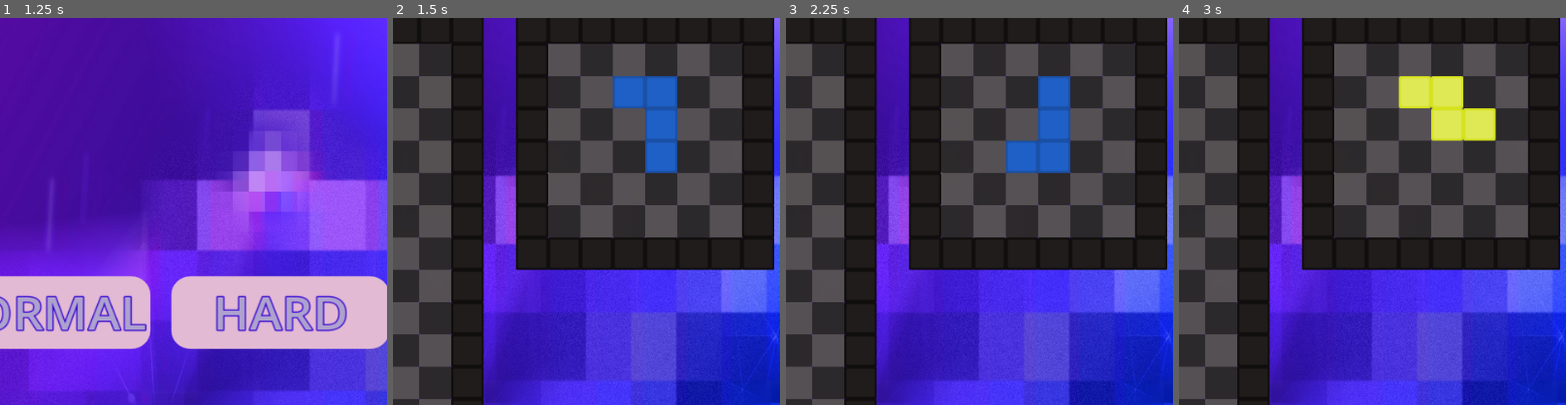
Above: before the commit, frames 1-4 (left to right).
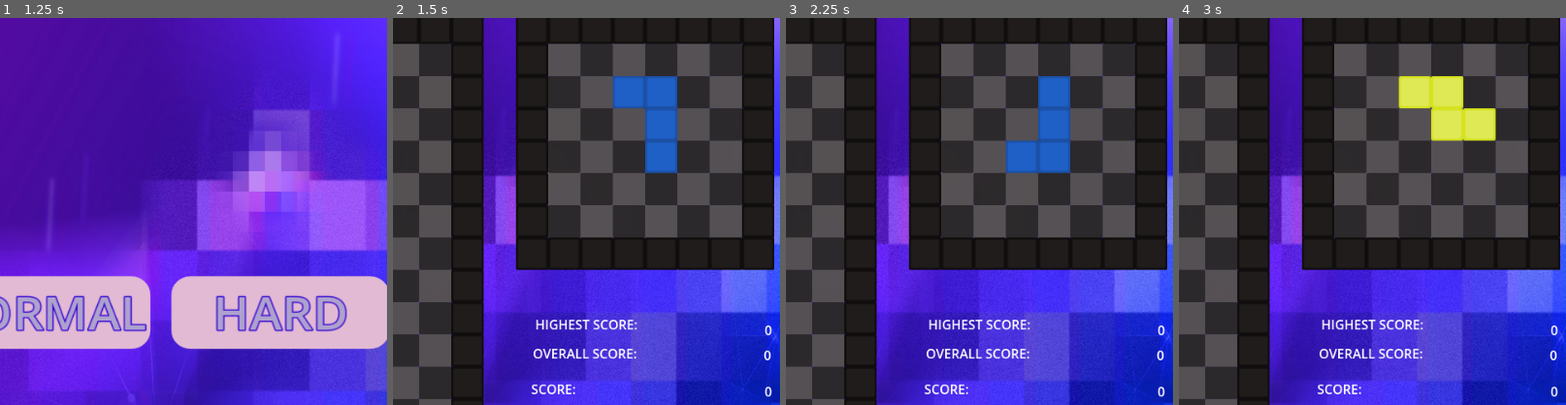
Above: after the commit, the same moments.

Repository: Kitaaaaaaa/Tetris
Game: Godot game, scene res://View_1.tscn
Same seed, same stepped clock (60 frames per second), same inputs: the game is played once before the commit and once after it.
Inputs:
- Up to frame 1 (1.25 s): click "START" at 0.5 s
- Up to frame 2 (1.5 s): click "HARD" at 1.25 s
- Up to frame 3 (2.25 s): click "NEW GAME" at 2 s
- Up to frame 4 (3 s): click "NEW GAME" at 2.75 s
The pictures show only the part of the screen within x 45-94%, y 5-55%; the shares and areas given below are measured in that part.

Frame 1 is identical in both runs. In frame 2, 1.1% of the frame differs, in the area x 35-98%, y 77-98%; in frame 3, 1.1%; in frame 4, 1.1%.

Commit message:
Kita update score 1/8

Diff:
--- a/Global.gd
+++ b/Global.gd
@@ -1,8 +1,9 @@
 extends Node
 
 var set_mode : int
-var highest_score : int
-var sum_score: int
+var highest_score : int = 0
+var sum_score: int = 0
+var score : int
 
 # Called when the node enters the scene tree for the first time.
 func _ready():
--- a/Playing_V.tscn
+++ b/Playing_V.tscn
@@ -120,5 +120,97 @@
 offset_bottom = 672.0
 text = "NEW GAME"
 
+[node name="Highest_score" type="Label" parent="."]
+anchors_preset = 6
+anchor_left = 1.0
+anchor_top = 0.5
+anchor_right = 1.0
+anchor_bottom = 0.5
+offset_left = -356.0
+offset_top = -64.0
+offset_right = -229.0
+offset_bottom = -41.0
+grow_horizontal = 0
+grow_vertical = 2
+text = "HIGHEST SCORE:"
+vertical_alignment = 1
+
+[node name="Highest_score2" type="Label" parent="."]
+anchors_preset = 6
+anchor_left = 1.0
+anchor_top = 0.5
+anchor_right = 1.0
+anchor_bottom = 0.5
+offset_left = -189.0
+offset_top = -57.0
+offset_right = -62.0
+offset_bottom = -34.0
+grow_horizontal = 0
+grow_vertical = 2
+text = "0
+"
+horizontal_alignment = 2
+vertical_alignment = 1
+
+[node name="Overall_score" type="Label" parent="."]
+anchors_preset = 6
+anchor_left = 1.0
+anchor_top = 0.5
+anchor_right = 1.0
+anchor_bottom = 0.5
+offset_left = -359.0
+offset_top = -28.0
+offset_right = -230.0
+offset_bottom = -5.0
+grow_horizontal = 0
+grow_vertical = 2
+text = "OVERALL SCORE:"
+vertical_alignment = 1
+
+[node name="Overall_score2" type="Label" parent="."]
+anchors_preset = 6
+anchor_left = 1.0
+anchor_top = 0.5
+anchor_right = 1.0
+anchor_bottom = 0.5
+offset_left = -192.0
+offset_top = -26.0
+offset_right = -63.0
+offset_bottom = -3.0
+grow_horizontal = 0
+grow_vertical = 2
+text = "0"
+horizontal_alignment = 2
+vertical_alignment = 1
+
+[node name="Score" type="Label" parent="."]
+anchors_preset = 6
+anchor_left = 1.0
+anchor_top = 0.5
+anchor_right = 1.0
+anchor_bottom = 0.5
+offset_left = -361.0
+offset_top = 16.0
+offset_right = -305.0
+offset_bottom = 39.0
+grow_horizontal = 0
+grow_vertical = 2
+text = "SCORE:"
+
+[node name="Score2" type="Label" parent="."]
+anchors_preset = 6
+anchor_left = 1.0
+anchor_top = 0.5
+anchor_right = 1.0
+anchor_bottom = 0.5
+offset_left = -118.0
+offset_top = 19.0
+offset_right = -62.0
+offset_bottom = 42.0
+grow_horizontal = 0
+grow_vertical = 2
+text = "0"
+horizontal_alignment = 2
+
 [connection signal="pressed" from="TileMap/Button_continue" to="TileMap" method="_on_button_continue_pressed"]
 [connection signal="pressed" from="TileMap/Button_newgame" to="TileMap" method="_on_button_newgame_pressed"]
--- a/TileMap.gd
+++ b/TileMap.gd
@@ -77,9 +77,11 @@
 var time_elapsed : float =0.0
 
 func _ready():
+	Global.score = 0
 	$Button_continue.hide()
 	game_running = true
 	check_mode()
+	update_score()
 	pos = Vector2i(x_pos, y_pos)
 	shapes_type = randi_range(0,6)
 	current_block = randi_range(0,3)
@@ -88,6 +90,10 @@
 	block_present = draw_block(block_type, pos, block_color)
 	future_Block()
 
+func update_score():
+	$"../Highest_score2".text = str( Global.highest_score)
+	$"../Overall_score2".text = str( Global.sum_score)
+	$"../Score2".text = str( Global.score)
 
 func _process(delta):
 	time_elapsed += delta
@@ -269,6 +275,7 @@
 				else:
 					i_line -= 1
 			add_shape()
+			update_score()
 		else:
 			game_running = false
 
@@ -290,6 +297,12 @@
 func del_line(y):
 	for i in range(10):
 		erase_cell(active_layer,Vector2i(i+1, y))
+	Global.score += 100
+	Global.sum_score += 100
+	if Global.score >= Global.highest_score:
+		Global.highest_score = Global.score
+
+
 
 func miny():
 	var min_y = 20
